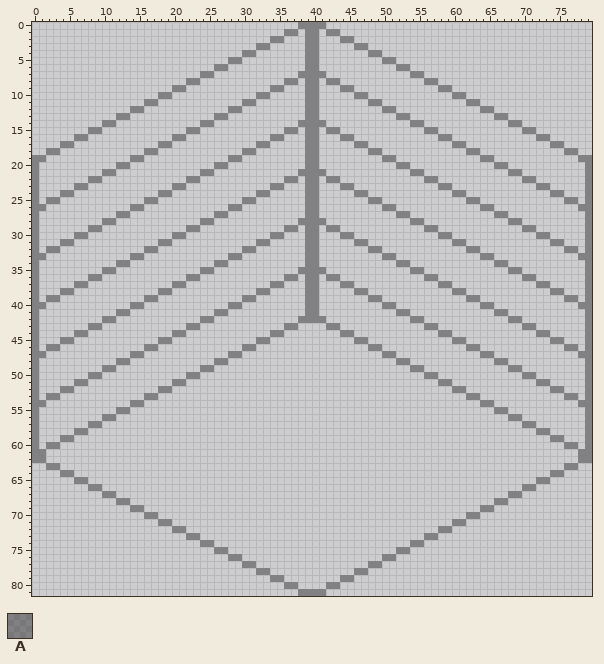
Pixel-art file: assets/art/hub_level/isometric_tile_layout.aseprite. Above: the version before the commit.
80x82 pixels, 1 frame.
Palette (. is transparent): A #0000005e
Pixels before (only the part around the change), first column x 1:
42 .........AA............AA............AAAA............AA............AA........
43 .......AA............AA............AA....AA............AA............AA......
44 .....AA............AA............AA........AA............AA............AA....
45 ...AA............AA............AA............AA............AA............AA..
46 .AA............AA............AA................AA............AA............AA
47 A............AA............AA....................AA............AA............
48 ...........AA............AA........................AA............AA..........
49 .........AA............AA............................AA............AA........
50 .......AA............AA................................AA............AA......
51 .....AA............AA....................................AA............AA....
52 ...AA............AA........................................AA............AA..
53 .AA............AA............................................AA............AA
54 A............AA................................................AA............
55 ...........AA....................................................AA..........
56 .........AA........................................................AA........
57 .......AA............................................................AA......
58 .....AA................................................................AA....
59 ...AA....................................................................AA..
60 .AA........................................................................AA
61 A............................................................................
62 A............................................................................
63 .AA........................................................................AA
64 ...AA....................................................................AA..
65 .....AA................................................................AA....
66 .......AA............................................................AA......
67 .........AA........................................................AA........
68 ...........AA....................................................AA..........
69 .............AA................................................AA............
70 ...............AA............................................AA..............
71 .................AA........................................AA................
72 ...................AA....................................AA..................
73 .....................AA................................AA....................
74 .......................AA............................AA......................
75 .........................AA........................AA........................
76 ...........................AA....................AA..........................
77 .............................AA................AA............................
78 ...............................AA............AA..............................
79 .................................AA........AA................................
80 ...................................AA....AA..................................
81 .....................................AAAA....................................
Once edited:
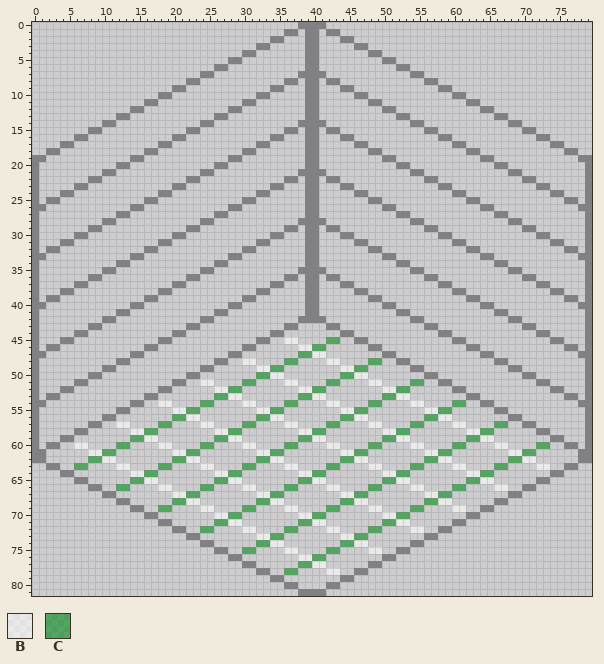
Colours new in this view: B #ffffff92  C #008a1597
What changed:
layer "inside1" now shown
Layer "inside1":
y 45: x 36..37 .. -> BB; x 42..43 .. -> CC
y 46: x 38..41 .... -> BBCC
y 47: x 38..41 .... -> CCBB
y 48: x 30..31 .. -> BB; x 36..37 .. -> CC; x 42..43 .. -> BB; x 48..49 .. -> CC
y 49: x 32..35 .... -> BBCC; x 44..47 .... -> BBCC
y 50: x 32..35 .... -> CCBB; x 44..47 .... -> CCBB
y 51: x 24..25 .. -> BB; x 30..31 .. -> CC; x 36..37 .. -> BB; x 42..43 .. -> CC; x 48..49 .. -> BB; x 54..55 .. -> CC
y 52: x 26..29 .... -> BBCC; x 38..41 .... -> BBCC; x 50..53 .... -> BBCC
y 53: x 26..29 .... -> CCBB; x 38..41 .... -> CCBB; x 50..53 .... -> CCBB
y 54: x 18..19 .. -> BB; x 24..25 .. -> CC; x 30..31 .. -> BB; x 36..37 .. -> CC; x 42..43 .. -> BB; x 48..49 .. -> CC; x 54..55 .. -> BB; x 60..61 .. -> CC
y 55: x 20..23 .... -> BBCC; x 32..35 .... -> BBCC; x 44..47 .... -> BBCC; x 56..59 .... -> BBCC
y 56: x 20..23 .... -> CCBB; x 32..35 .... -> CCBB; x 44..47 .... -> CCBB; x 56..59 .... -> CCBB
y 57: x 12..13 .. -> BB; x 18..19 .. -> CC; x 24..25 .. -> BB; x 30..31 .. -> CC; x 36..37 .. -> BB; x 42..43 .. -> CC; x 48..49 .. -> BB; x 54..55 .. -> CC; x 60..61 .. -> BB; x 66..67 .. -> CC
y 58: x 14..17 .... -> BBCC; x 26..29 .... -> BBCC; x 38..41 .... -> BBCC; x 50..53 .... -> BBCC; x 62..65 .... -> BBCC
y 59: x 14..17 .... -> CCBB; x 26..29 .... -> CCBB; x 38..41 .... -> CCBB; x 50..53 .... -> CCBB; x 62..65 .... -> CCBB
y 60: x 6..7 .. -> BB; x 12..13 .. -> CC; x 18..19 .. -> BB; x 24..25 .. -> CC; x 30..31 .. -> BB; x 36..37 .. -> CC; x 42..43 .. -> BB; x 48..49 .. -> CC; x 54..55 .. -> BB; x 60..61 .. -> CC; x 66..67 .. -> BB; x 72..73 .. -> CC
y 61: x 8..11 .... -> BBCC; x 20..23 .... -> BBCC; x 32..35 .... -> BBCC; x 44..47 .... -> BBCC; x 56..59 .... -> BBCC; x 68..71 .... -> BBCC
y 62: x 8..11 .... -> CCBB; x 20..23 .... -> CCBB; x 32..35 .... -> CCBB; x 44..47 .... -> CCBB; x 56..59 .... -> CCBB; x 68..71 .... -> CCBB
y 63: x 6..7 .. -> CC; x 12..13 .. -> BB; x 18..19 .. -> CC; x 24..25 .. -> BB; x 30..31 .. -> CC; x 36..37 .. -> BB; x 42..43 .. -> CC; x 48..49 .. -> BB; x 54..55 .. -> CC; x 60..61 .. -> BB; x 66..67 .. -> CC; x 72..73 .. -> BB
y 64: x 14..17 .... -> BBCC; x 26..29 .... -> BBCC; x 38..41 .... -> BBCC; x 50..53 .... -> BBCC; x 62..65 .... -> BBCC
y 65: x 14..17 .... -> CCBB; x 26..29 .... -> CCBB; x 38..41 .... -> CCBB; x 50..53 .... -> CCBB; x 62..65 .... -> CCBB
y 66: x 12..13 .. -> CC; x 18..19 .. -> BB; x 24..25 .. -> CC; x 30..31 .. -> BB; x 36..37 .. -> CC; x 42..43 .. -> BB; x 48..49 .. -> CC; x 54..55 .. -> BB; x 60..61 .. -> CC; x 66..67 .. -> BB
y 67: x 20..23 .... -> BBCC; x 32..35 .... -> BBCC; x 44..47 .... -> BBCC; x 56..59 .... -> BBCC
y 68: x 20..23 .... -> CCBB; x 32..35 .... -> CCBB; x 44..47 .... -> CCBB; x 56..59 .... -> CCBB
y 69: x 18..19 .. -> CC; x 24..25 .. -> BB; x 30..31 .. -> CC; x 36..37 .. -> BB; x 42..43 .. -> CC; x 48..49 .. -> BB; x 54..55 .. -> CC; x 60..61 .. -> BB
y 70: x 26..29 .... -> BBCC; x 38..41 .... -> BBCC; x 50..53 .... -> BBCC
y 71: x 26..29 .... -> CCBB; x 38..41 .... -> CCBB; x 50..53 .... -> CCBB
y 72: x 24..25 .. -> CC; x 30..31 .. -> BB; x 36..37 .. -> CC; x 42..43 .. -> BB; x 48..49 .. -> CC; x 54..55 .. -> BB
y 73: x 32..35 .... -> BBCC; x 44..47 .... -> BBCC
y 74: x 32..35 .... -> CCBB; x 44..47 .... -> CCBB
y 75: x 30..31 .. -> CC; x 36..37 .. -> BB; x 42..43 .. -> CC; x 48..49 .. -> BB
y 76: x 38..41 .... -> BBCC
y 77: x 38..41 .... -> CCBB
y 78: x 36..37 .. -> CC; x 42..43 .. -> BB
